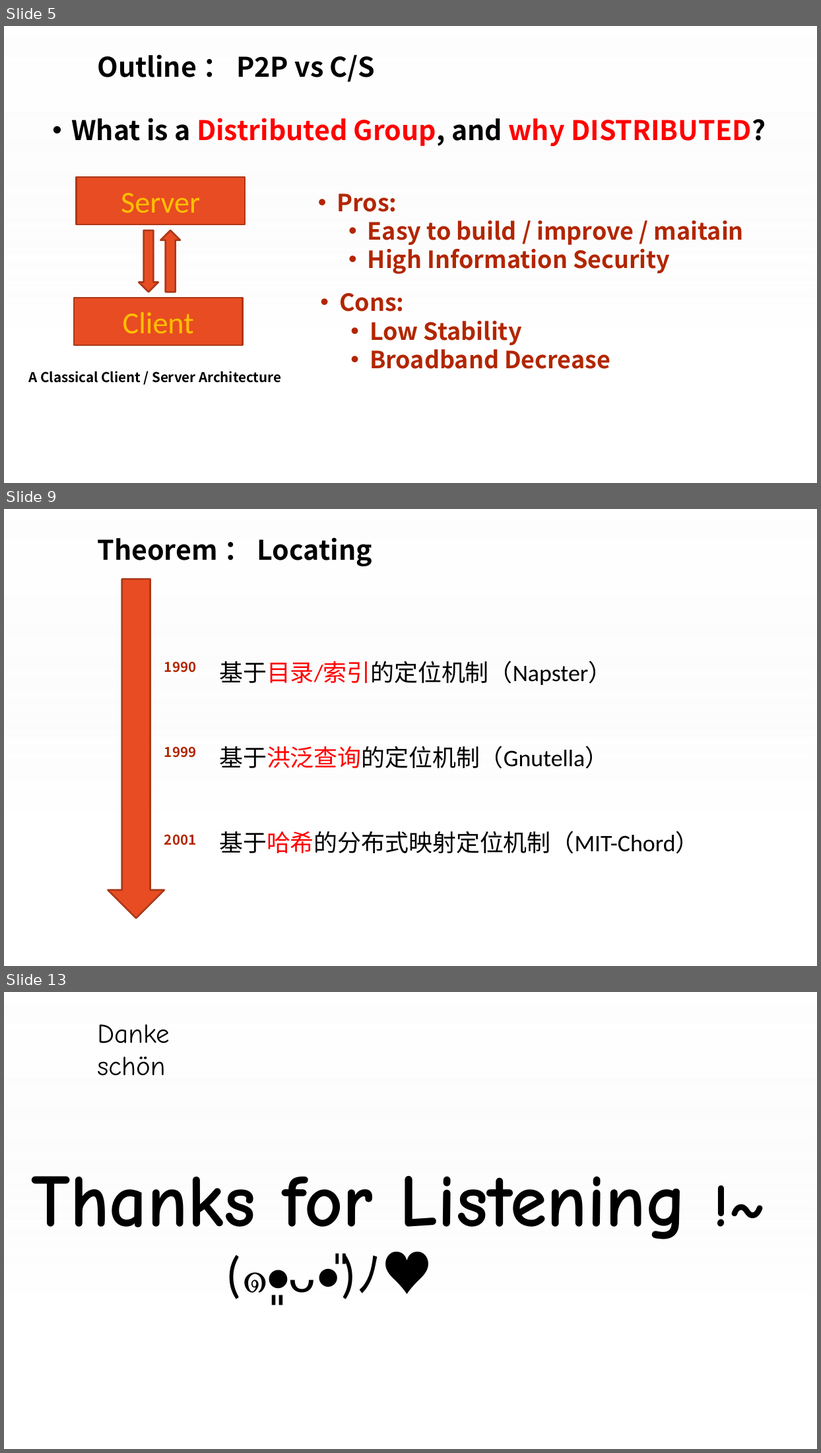
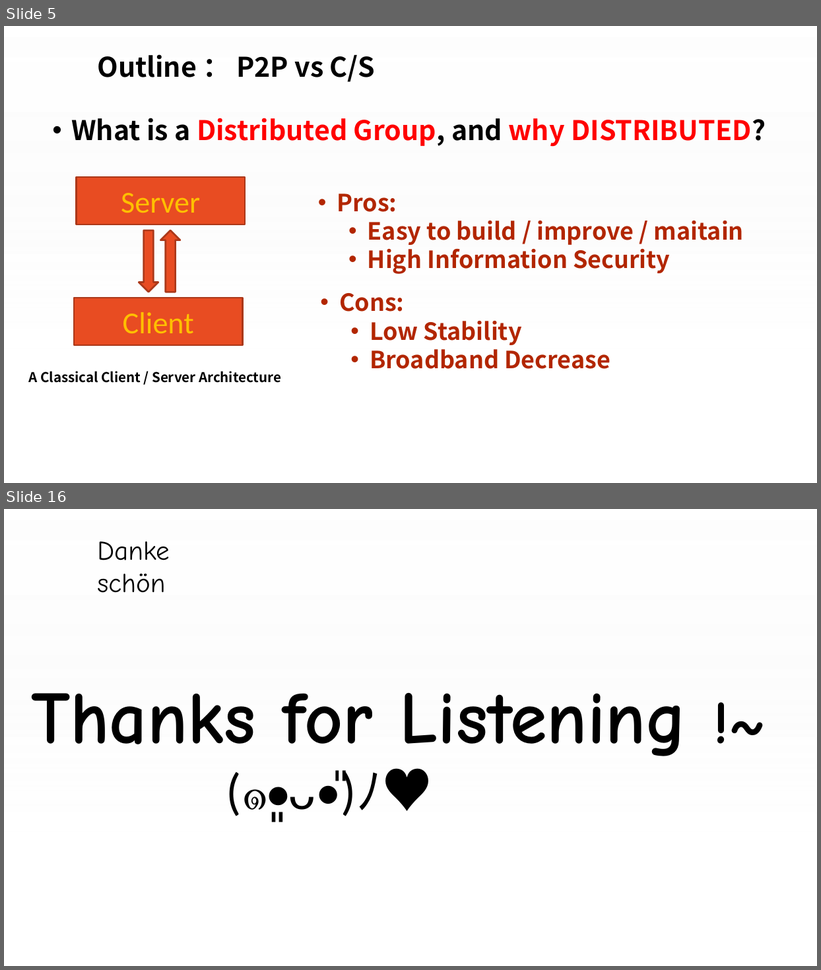
Before and after one commit to CharmingZh/Qtas, a slide deck: 第二次组会.pptx. Shown one above the other, each under a label of ours: slides 5, 9 and 13 before the commit, slides 5 and 16 after it; the slides between them are not shown. The pictures are 821x1453 and 821x970 pixels, drawn with LibreOffice and Linux fonts; fonts in the diff are those of the drawing; background and template pictures are left out. Boxes give left, top, right and bottom in pixels: in the first picture for what was removed or moved away, otherwise in the second. Text is boxed around its words. In the diff, an @@ line names an element or a change of style, - is before the commit and + after.

```diff
--- a/第二次组会.pptx
+++ b/第二次组会.pptx
@@ slide 9 removed at (x1=4, y1=509, x2=817, y2=966), background picture (left out); not listed: 1 template element that a slide beside it also shows @@
@@ text removed at (x1=97, y1=537, x2=372, y2=566) @@
-Theorem ： Locating
@@ down arrow removed at (x1=108, y1=579, x2=164, y2=919) @@
@@ text removed at (x1=164, y1=661, x2=196, y2=673) @@
-1990
@@ text removed at (x1=219, y1=661, x2=699, y2=854) @@
-基于目录/索引的定位机制（Napster）
-基于洪泛查询的定位机制（Gnutella）
-基于哈希的分布式映射定位机制（MIT-Chord）
@@ text removed at (x1=164, y1=747, x2=196, y2=758) @@
-1999
@@ text removed at (x1=164, y1=834, x2=196, y2=846) @@
-2001
@@ what was slide 13 is now slide 16 @@
```
Also in this commit, not shown: 5 slides changed, 4 slides added, 3 other files.
